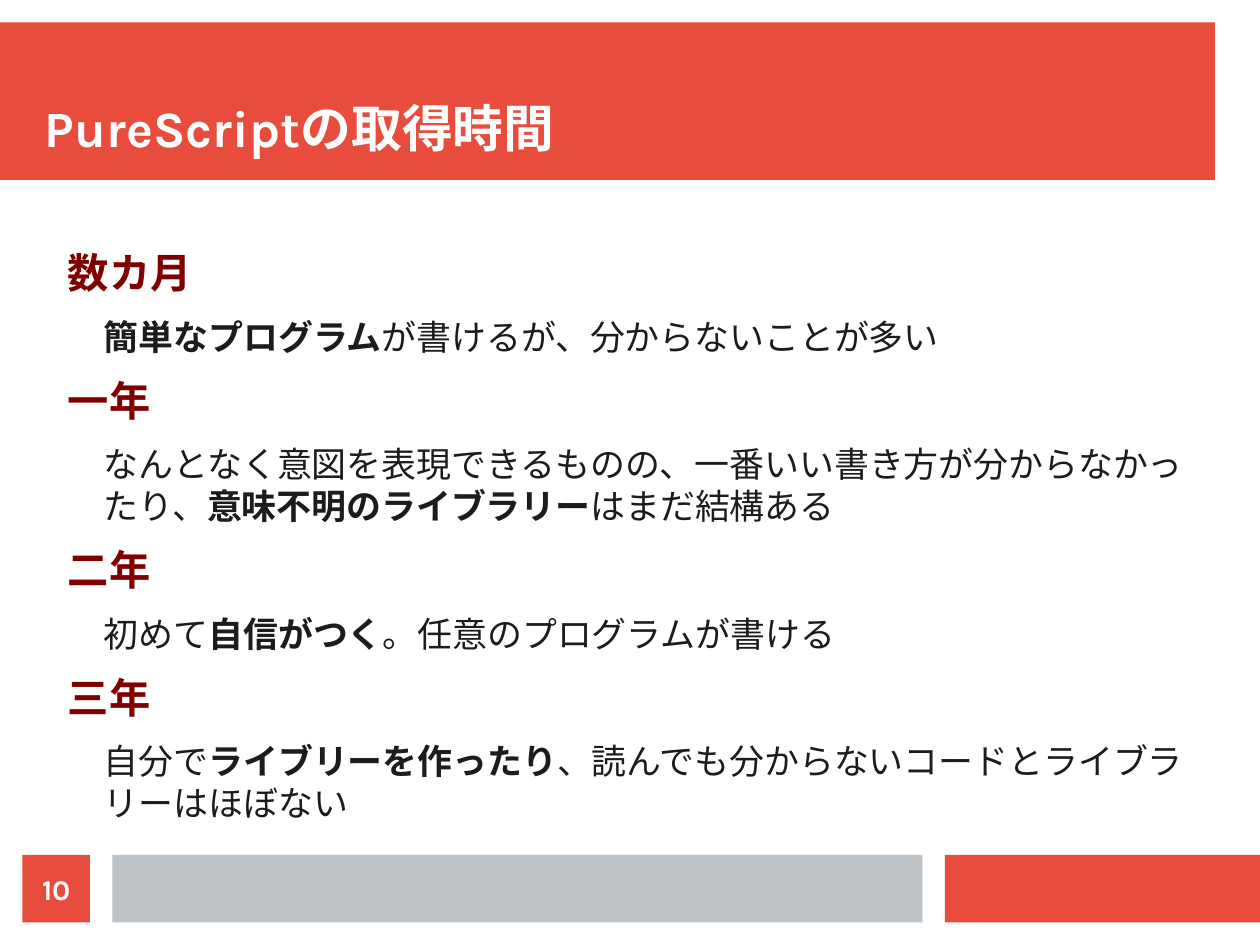
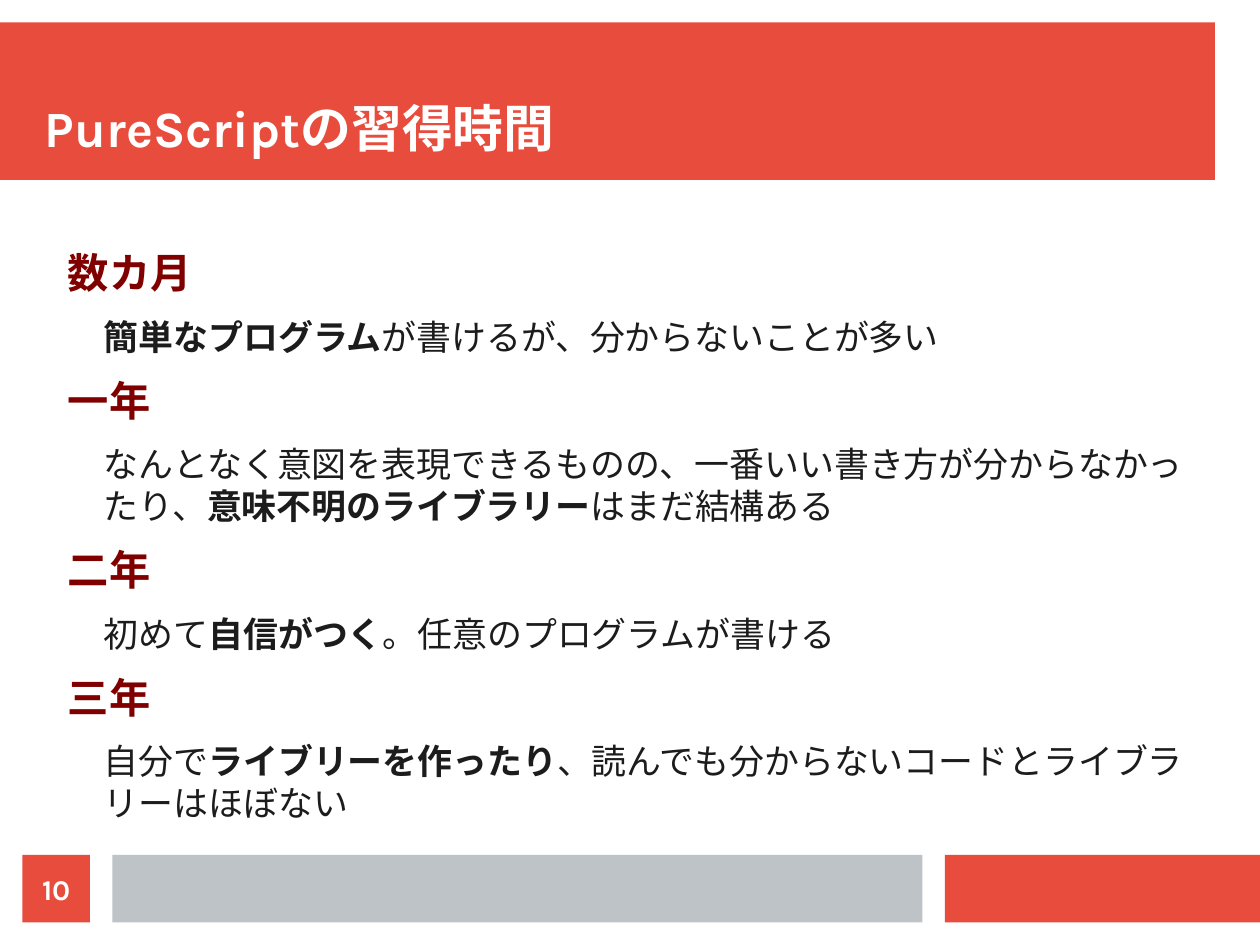
Before and after one commit to cdepillabout/purescript-community-presentation, a slide deck: slide 10 of purescript-community.odp. Drawn at 1260x945 pixels with LibreOffice and Linux fonts; fonts in the diff are those of the drawing. Boxes give left, top, right and bottom in pixels: in the first picture for what was removed or moved away, otherwise in the second. Text is boxed around its words. In the diff, an @@ line names an element or a change of style, - is before the commit and + after.

```diff
--- a/purescript-community.odp
+++ b/purescript-community.odp
@@ title at <box>45,104,554,159</box>: text changed @@
-PureScriptの取得時間
+PureScriptの習得時間
```
Also in this commit, not shown: 3 other slides changed, 2 slides added, 1 other file.
